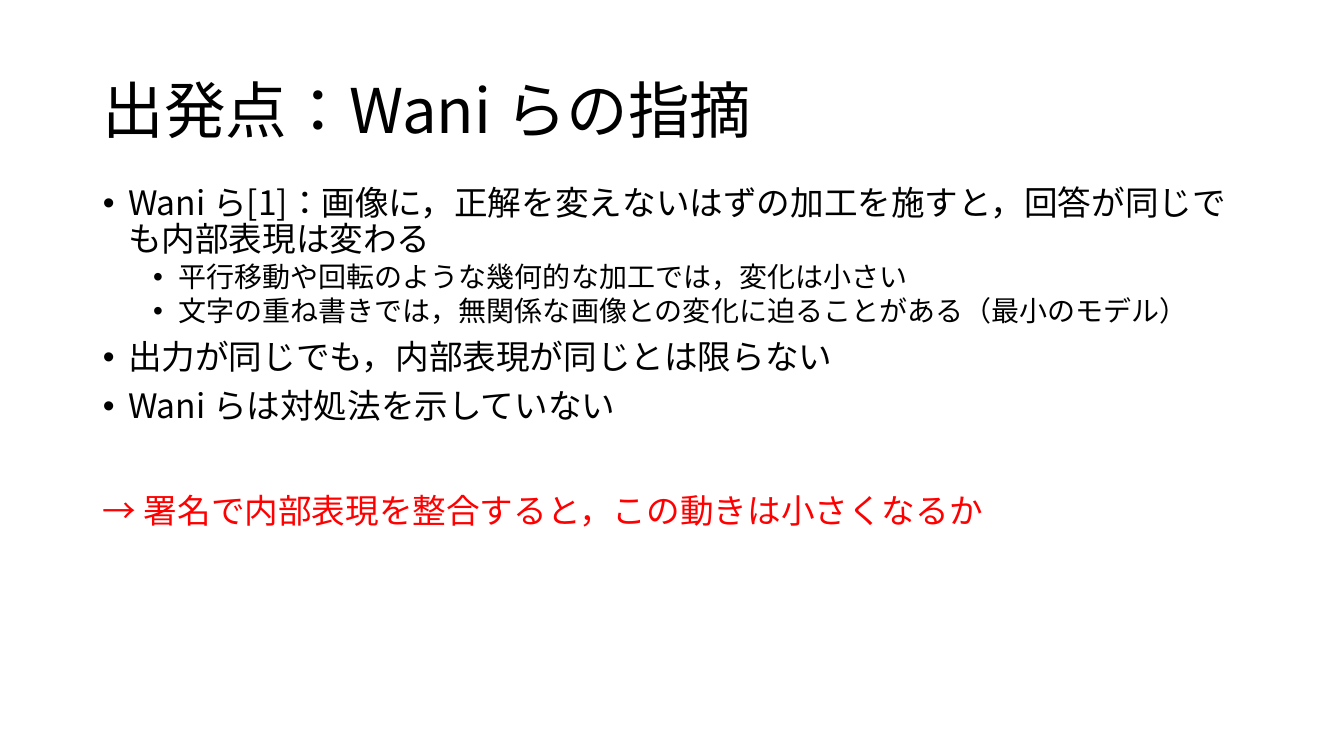
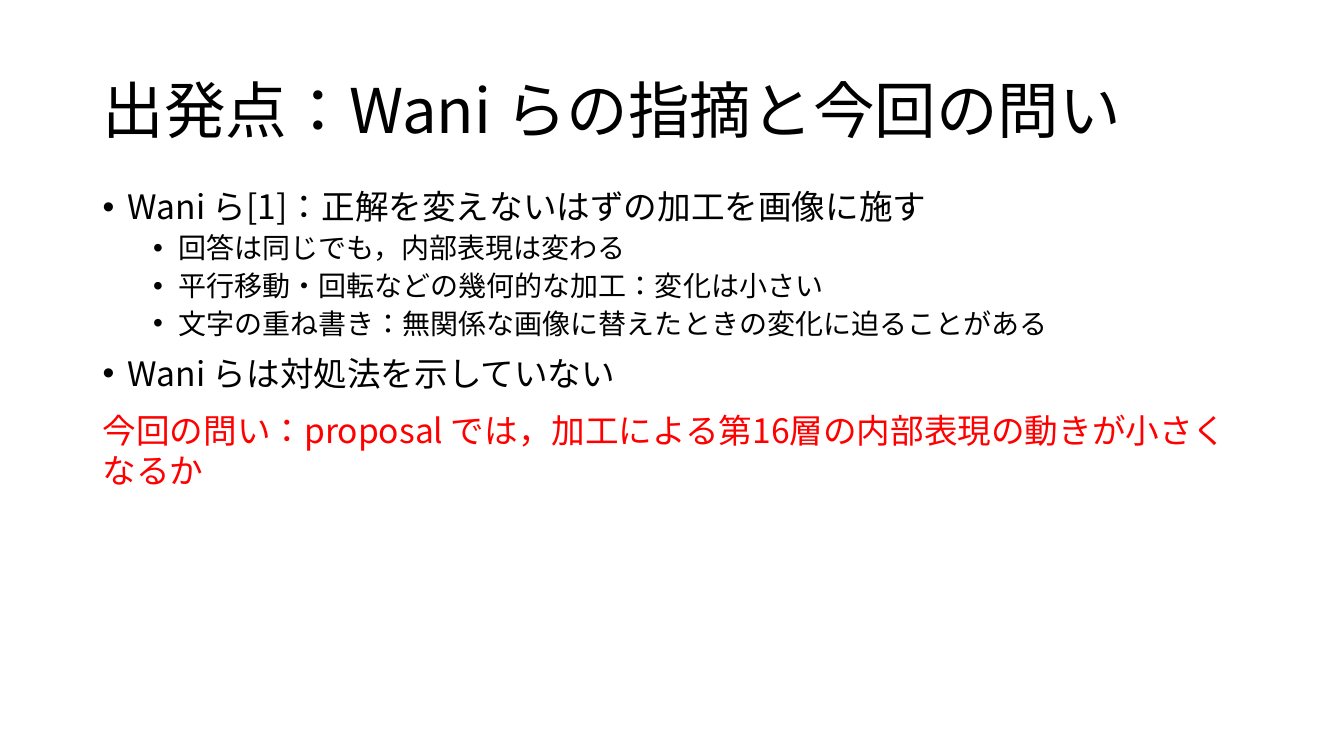
Before and after one commit to tomoking2004/cotar, a slide deck: slide 4 of presentations/20261030_進捗報告.pptx. Drawn at 1344x756 pixels with LibreOffice and Linux fonts; fonts in the diff are those of the drawing. Boxes give left, top, right and bottom in pixels: in the first picture for what was removed or moved away, otherwise in the second. Text is boxed around its words. In the diff, an @@ line names an element or a change of style, - is before the commit and + after.

```diff
--- a/presentations/20261030_進捗報告.pptx
+++ b/presentations/20261030_進捗報告.pptx
@@ title at bbox=[102, 81, 1121, 138]: text changed @@
-出発点：Wani らの指摘
+出発点：Wani らの指摘と今回の問い
@@ text at bbox=[128, 190, 1047, 337]: text changed; size 24 to 20 pt @@
-• Wani ら[1]：画像に，正解を変えないはずの加工を施すと，回答が同じでも内部表現は変わる
-  • 平行移動や回転のような幾何的な加工では，変化は小さい
-  • 文字の重ね書きでは，無関係な画像との変化に迫ることがある（最小のモデル）
-• 出力が同じでも，内部表現が同じとは限らない
+• Wani ら[1]：正解を変えないはずの加工を画像に施す
+  • 回答は同じでも，内部表現は変わる
+  • 平行移動・回転などの幾何的な加工：変化は小さい
+  • 文字の重ね書き：無関係な画像に替えたときの変化に迫ることがある
@@ text at bbox=[128, 357, 615, 389]: line spacing 0.9 to 1 @@
@@ text added at bbox=[103, 414, 1227, 451], 24 pt, text #FF0000 @@
+今回の問い：proposal では，加工による第16層の内部表現の動きが小さくなるか
@@ text at bbox=[144, 494, 983, 527]: paragraph removed @@
-→ 署名で内部表現を整合すると，この動きは小さくなるか
```
Also in this commit, not shown: 16 other slides changed, 3 slides added, 1 slide removed, 1 other file.
